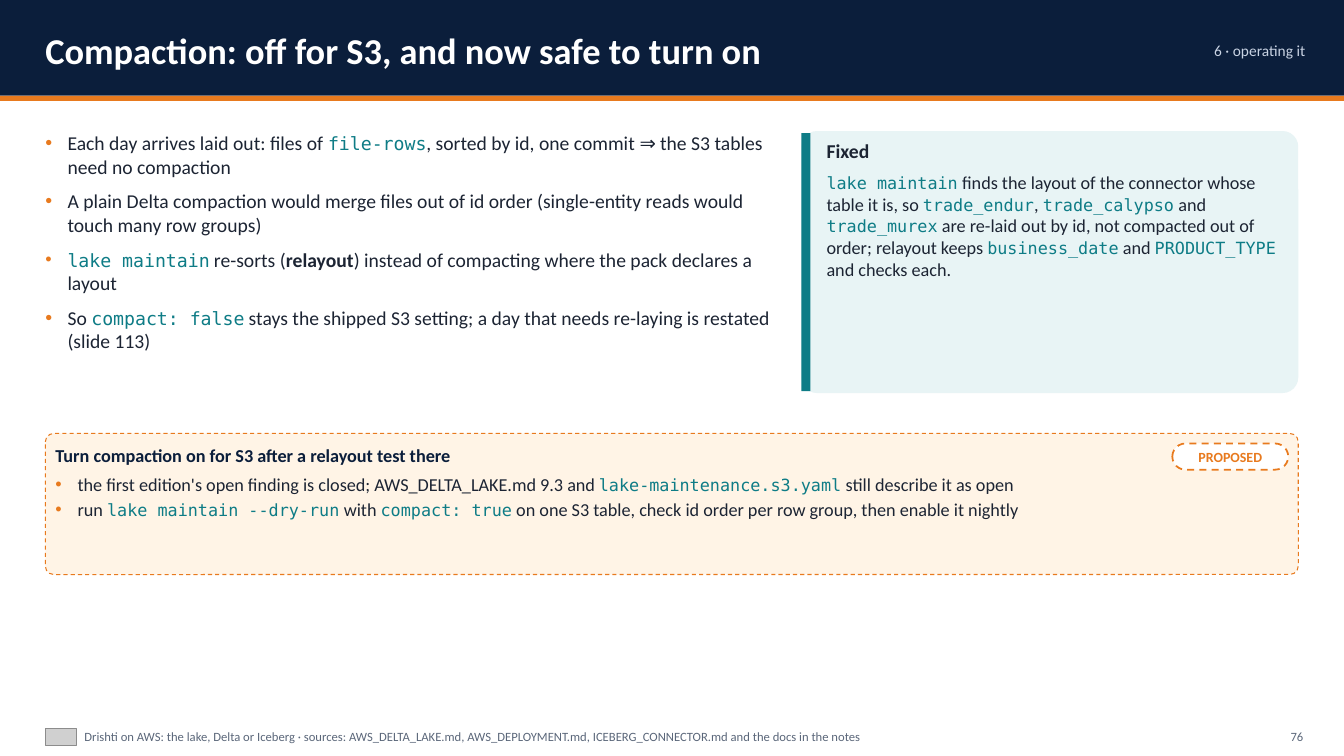
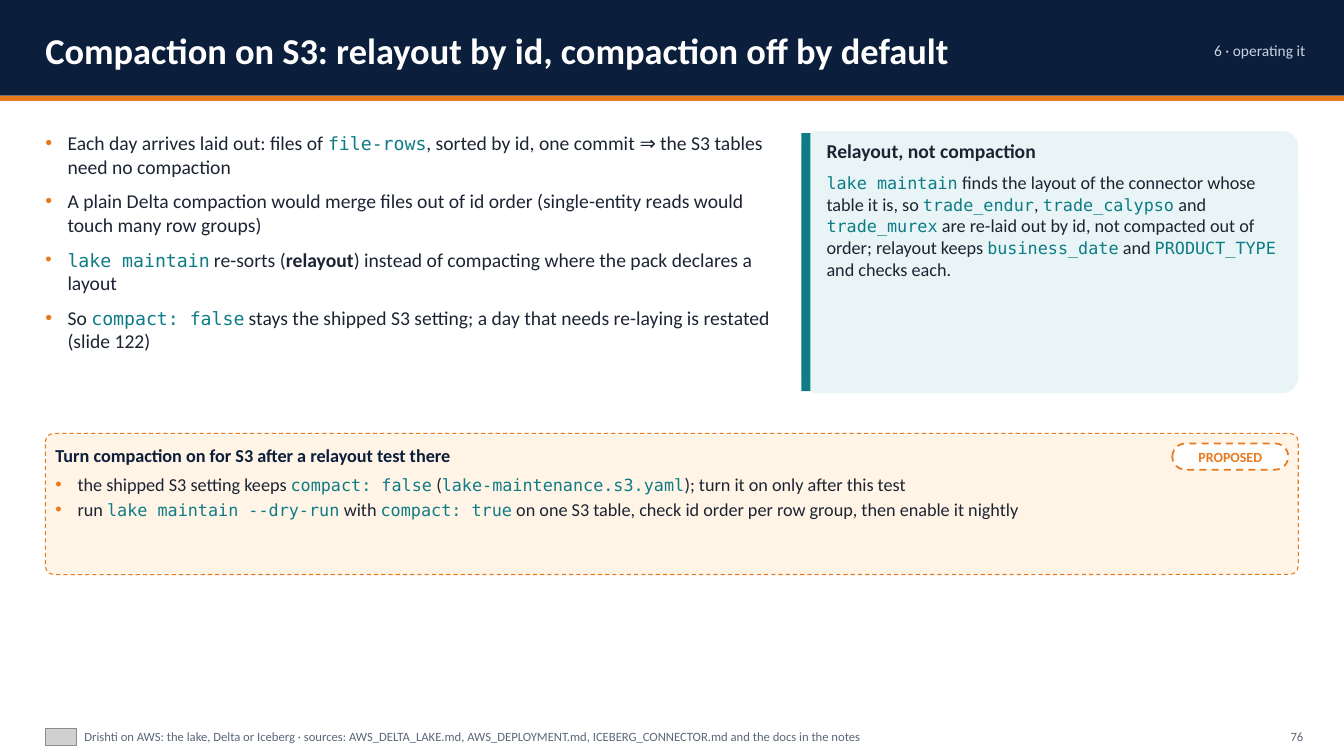
Before and after one commit to ajsinha/drishti, a slide deck: slide 76 of docs/publications/Drishti-on-AWS.pptx. Drawn at 1344x756 pixels with LibreOffice and Linux fonts; fonts in the diff are those of the drawing; grey boxes stand for pictures. Boxes give left, top, right and bottom in pixels: in the first picture for what was removed or moved away, otherwise in the second. Text is boxed around its words. In the diff, an @@ line names an element or a change of style, - is before the commit and + after.

```diff
--- a/docs/publications/Drishti-on-AWS.pptx
+++ b/docs/publications/Drishti-on-AWS.pptx
@@ text at [45, 38, 949, 70]: text changed @@
-Compaction: off for S3, and now safe to turn on
+Compaction on S3: relayout by id, compaction off by default
@@ text at [827, 144, 1036, 161]: text changed @@
-Fixed
+Relayout, not compaction
@@ text at [68, 311, 770, 351]: text changed @@
-• So compact: false stays the shipped S3 setting; a day that needs re-laying is restated (slide 113)
+• So compact: false stays the shipped S3 setting; a day that needs re-laying is restated (slide 122)
@@ text at [78, 478, 906, 495]: text changed @@
-• the first edition's open finding is closed; AWS_DELTA_LAKE.md 9.3 and lake-maintenance.s3.yaml still describe it as open
+• the shipped S3 setting keeps compact: false (lake-maintenance.s3.yaml); turn it on only after this test
```
Also in this commit, not shown: 51 other slides changed, 10 slides added, 7 other files.
